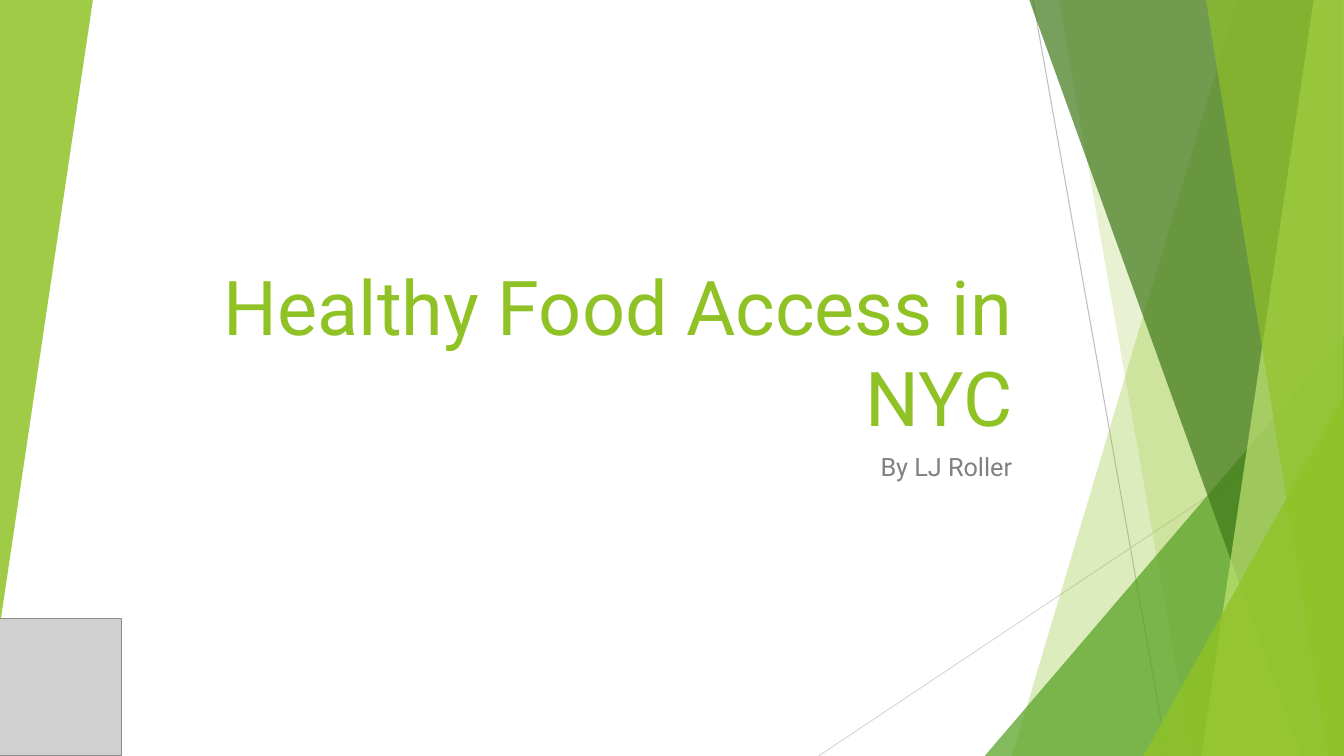
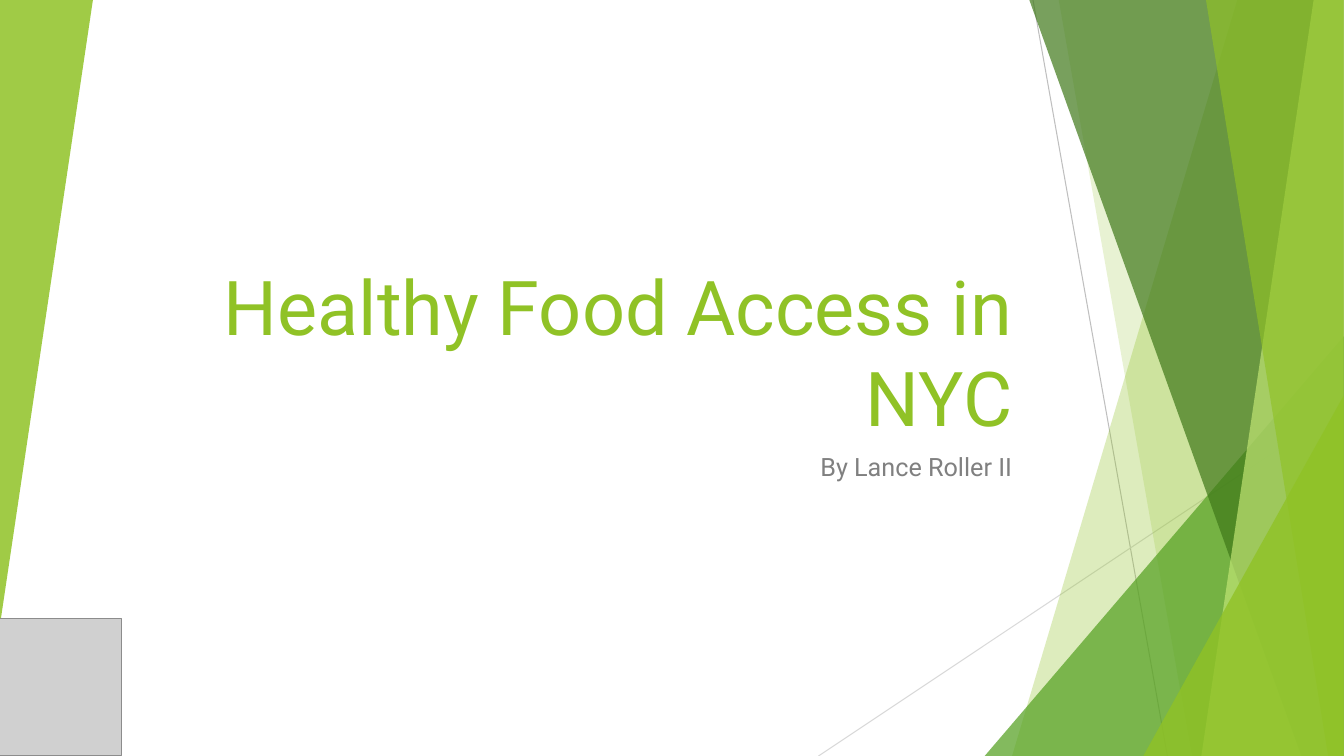
Before and after one commit to LJRollerII/NSS_Capstone_Project, a slide deck: slide 1 of presentation/Healthy_Food_Access_in_NYC.pptx. Drawn at 1344x756 pixels with LibreOffice and Linux fonts; fonts in the diff are those of the drawing; grey boxes stand for pictures. Boxes give left, top, right and bottom in pixels: in the first picture for what was removed or moved away, otherwise in the second. Text is boxed around its words. In the diff, an @@ line names an element or a change of style, - is before the commit and + after.

```diff
--- a/presentation/Healthy_Food_Access_in_NYC.pptx
+++ b/presentation/Healthy_Food_Access_in_NYC.pptx
@@ subtitle at (820, 457, 1012, 482): text changed @@
-By LJ Roller
+By Lance Roller II
```
Also in this commit, not shown: 9 other slides changed, 1 slide removed.
